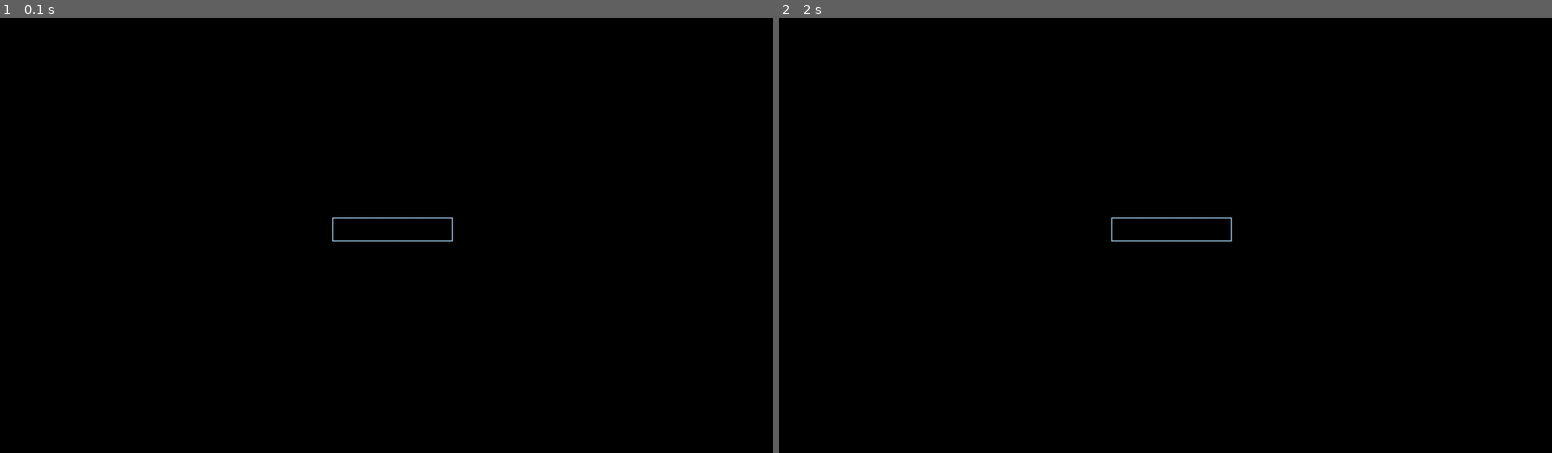
Above: before the commit, frames 1-2 (left to right).
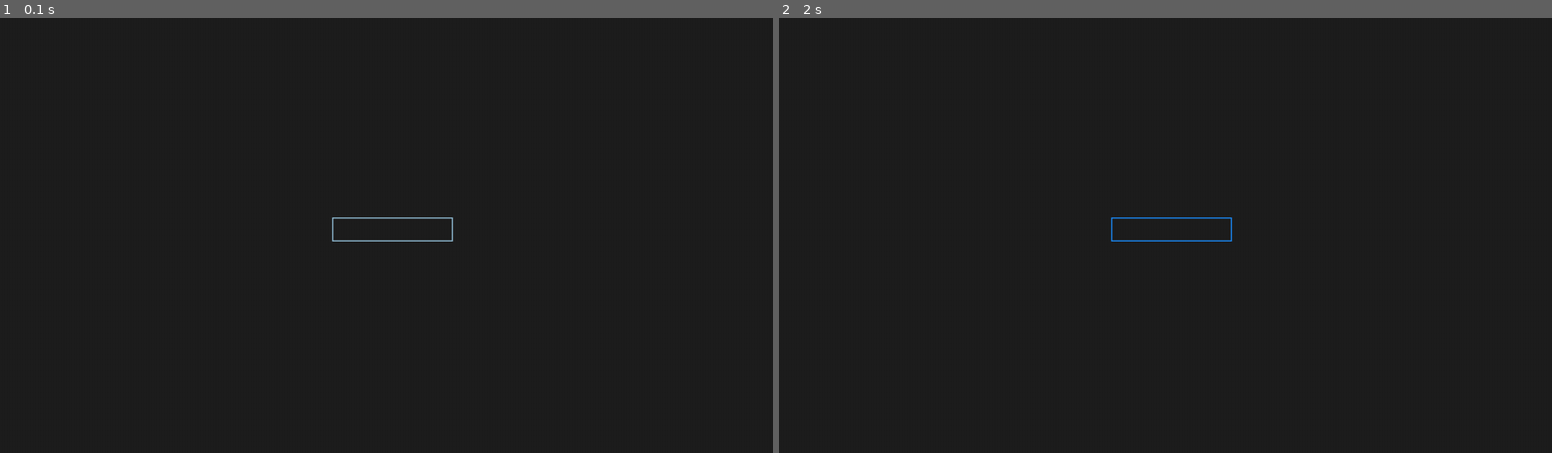
Above: after the commit, the same moments.

Repository: YEETEDWIN/Super-Pygame-Bros.-Ultimate
Game: pygame game, started from main.py
The game is run twice, just before and just after one commit, with the same random seed, the same clock (stepped at 60 frames per second) and the same inputs.
Inputs (mouse positions are in pixels of both pictures, inside the frame that each line leads up to):
- Up to frame 1 (0.1 s): no input
- Up to frame 2 (2 s): click (1165, 235) at 0.38 s; tap Enter at 0.67 s; click (925, 170) at 1.05 s; click (1173, 231) at 1.88 s

The runs differ from the first frame. In frame 1, 100% of the frame differs, in the area x 0-100%, y 0-100%; in frame 2, 100%.

Commit message:
commit on 'main'

Diff:
--- /dev/null
+++ b/images.py
@@ -0,0 +1,34 @@
+import pygame
+
+#  Images/Powerups
+superball_img = pygame.image.load("Images/Powerups/super.png")
+containheart_img = pygame.image.load("Images/Powerups/heart.png")
+smartbomb_img = pygame.image.load("Images/Powerups/smartbomb.png")
+freezie_img = pygame.image.load("Images/Powerups/freezie.png")
+tomato_img = pygame.image.load("Images/Powerups/tomato.png")
+
+# Images/Chars
+falco_img = pygame.image.load("Images/Chars/falco.webp")
+game_img = pygame.image.load("Images/Chars/game.webp")
+ganondorf_img = pygame.image.load("Images/Chars/ganondorf.webp")
+mario_img = pygame.image.load("Images/Chars/mario.webp")
+metaknight_img = pygame.image.load("Images/Chars/meta_knight.webp")
+ness_img = pygame.image.load("Images/Chars/ness.webp")
+olimar_img = pygame.image.load("Images/Chars/olimar.webp")
+pit_img = pygame.image.load("Images/Chars/pit.webp")
+rob_img = pygame.image.load("Images/Chars/rob.webp")
+sonic_img = pygame.image.load("Images/Chars/sonic.webp")
+wolf_img = pygame.image.load("Images/Chars/wolf.webp")
+
+# Images/Chars Rotated
+rot_falco_img = pygame.transform.flip(falco_img, True, False)
+rot_game_img = pygame.transform.flip(falco_img, True, False)
+rot_ganondorf_img = pygame.transform.flip(falco_img, True, False)
+rot_mario_img = pygame.transform.flip(falco_img, True, False)
+rot_metaknight_img = pygame.transform.flip(falco_img, True, False)
+rot_ness_img = pygame.transform.flip(falco_img, True, False)
+rot_olimar_img = pygame.transform.flip(falco_img, True, False)
+rot_pit_img = pygame.transform.flip(falco_img, True, False)
+rot_rob_img = pygame.transform.flip(falco_img, True, False)
+rot_sonic_img = pygame.transform.flip(falco_img, True, False)
+rot_wolf_img = pygame.transform.flip(falco_img, True, False)
--- a/main.py
+++ b/main.py
@@ -1,10 +1,9 @@
 # Imports
 import pygame
 import random, time, sys
-from pygame.locals import *
+from images import *
 
 pygame.init()
-pygame.font.init()
 
 WIDTH = 1280
 HEIGHT = 720
@@ -19,38 +18,12 @@
 # Images
 bg_img = pygame.image.load("Images/bg.jpg")
 
-# Images/Powerups
-superball_img = pygame.image.load("Images/Powerups/super.png")
-containheart_img = pygame.image.load("Images/Powerups/heart.png")
-smartbomb_img = pygame.image.load("Images/Powerups/smartbomb.png")
-freezie_img = pygame.image.load("Images/Powerups/freezie.png")
-tomato_img = pygame.image.load("Images/Powerups/tomato.png")
+def handle_players(players):
+  screen.blit(bg_img, (0,0))
+  screen.blit(players[0], (200,300))
+  screen.blit(players[1], (800,300))
+  pygame.display.update()
 
-# Images/Chars
-falco_img = pygame.image.load("Images/Chars/falco.webp")
-game_img = pygame.image.load("Images/Chars/game.webp")
-ganondorf_img = pygame.image.load("Images/Chars/ganondorf.webp")
-mario_img = pygame.image.load("Images/Chars/mario.webp")
-metaknight_img = pygame.image.load("Images/Chars/meta_knight.webp")
-ness_img = pygame.image.load("Images/Chars/ness.webp")
-olimar_img = pygame.image.load("Images/Chars/olimar.webp")
-pit_img = pygame.image.load("Images/Chars/pit.webp")
-rob_img = pygame.image.load("Images/Chars/rob.webp")
-sonic_img = pygame.image.load("Images/Chars/sonic.webp")
-wolf_img = pygame.image.load("Images/Chars/wolf.webp")
-
-# Images/Chars Rotated
-rot_falco_img = pygame.transform.flip(falco_img, True, False)
-rot_game_img = pygame.transform.flip(falco_img, True, False)
-rot_ganondorf_img = pygame.transform.flip(falco_img, True, False)
-rot_mario_img = pygame.transform.flip(falco_img, True, False)
-rot_metaknight_img = pygame.transform.flip(falco_img, True, False)
-rot_ness_img = pygame.transform.flip(falco_img, True, False)
-rot_olimar_img = pygame.transform.flip(falco_img, True, False)
-rot_pit_img = pygame.transform.flip(falco_img, True, False)
-rot_rob_img = pygame.transform.flip(falco_img, True, False)
-rot_sonic_img = pygame.transform.flip(falco_img, True, False)
-rot_wolf_img = pygame.transform.flip(falco_img, True, False)
 
 class InputBox:
   def __init__(self, x, y, w, h, text=''):
@@ -65,22 +38,23 @@
       # If the user clicked on the input_box rect.
       if self.rect.collidepoint(event.pos):
         # Toggle the active variable.
-          self.active = not self.active
+        self.active = not self.active
       else:
         self.active = False
-        # Change the current color of the input box.
-        self.color = COLOR_ACTIVE if self.active else COLOR_INACTIVE
+      # Change the current color of the input box.
+      self.color = COLOR_ACTIVE if self.active else COLOR_INACTIVE
     if event.type == pygame.KEYDOWN:
       if self.active:
         if event.key == pygame.K_RETURN:
-          print(self.text)
-          self.text = ''
+          if self.text == "falco + mario":
+            players = [falco_img,rot_mario_img]
+            handle_players(players)
         elif event.key == pygame.K_BACKSPACE:
           self.text = self.text[:-1]
         else:
           self.text += event.unicode
-      # Re-render the text.
-      self.txt_surface = FONT.render(self.text, True, self.color)
+        # Re-render the text.
+        self.txt_surface = FONT.render(self.text, True, self.color)
 
   def update(self):
     # Resize the box if the text is too long.
@@ -99,25 +73,24 @@
   #screen.blit(bg_img, (0,0))
   input_box = InputBox(WIDTH//2-90, HEIGHT//2-30, 60, 40, "")
   inputbox = [input_box]
-
-
-  # screen.blit(falco_img, (200,300))
-  # Image side chars are 200 on 300
-  # screen.blit(rot_falco_img, (880,300))
-  # Rotated side chars are 800 on 300
-
+  screen.fill((30, 30, 30))
+  #screen.blit(falco_img, (200,300))
+  #Image side chars are 200 on 300
+  #screen.blit(rot_falco_img, (800,300))
+  #Rotated side chars are 800 on 300
   pygame.display.update()
 
-
-  running = True
-  while running:
+  done = False
+  while not done:
     for event in pygame.event.get():
       if event.type == pygame.QUIT:
-        running = False
+        done = True
       for box in inputbox:
         box.handle_event(event)
+
     for box in inputbox:
       box.update()
+
     for box in inputbox:
       box.draw(screen)
     pygame.display.flip()
@@ -125,4 +98,3 @@
 
 if __name__ == '__main__':
   main()
-  pygame.quit()
